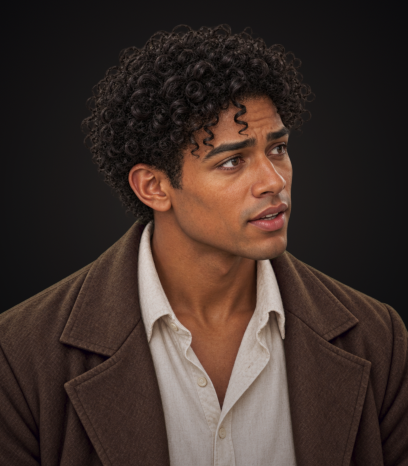
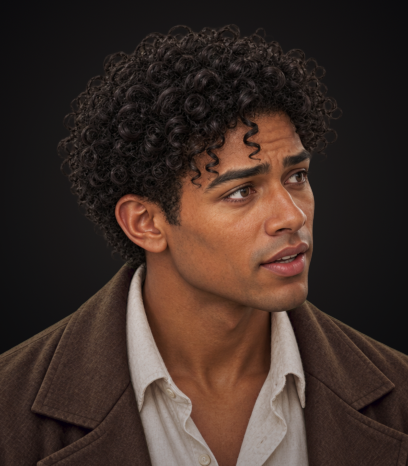
Revision of a layered 408 x 466 image; what changed, layer by layer:
painted on "Vignette (multiply)" over [0, 23, 408, 466]
painted on "Source painting (cropped, not cut out)" over [0, 23, 408, 466]
painted on "Painted ground" over [0, 23, 408, 466]
